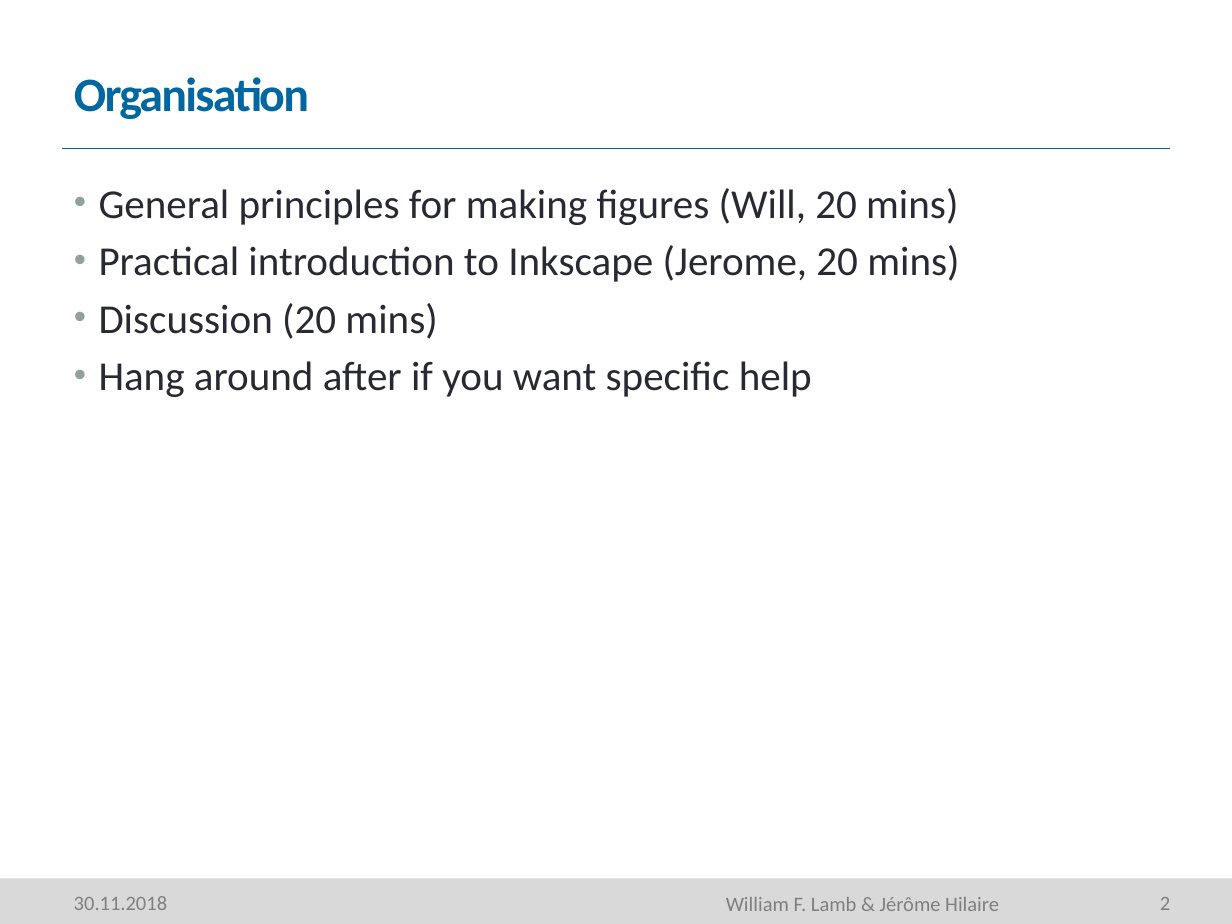
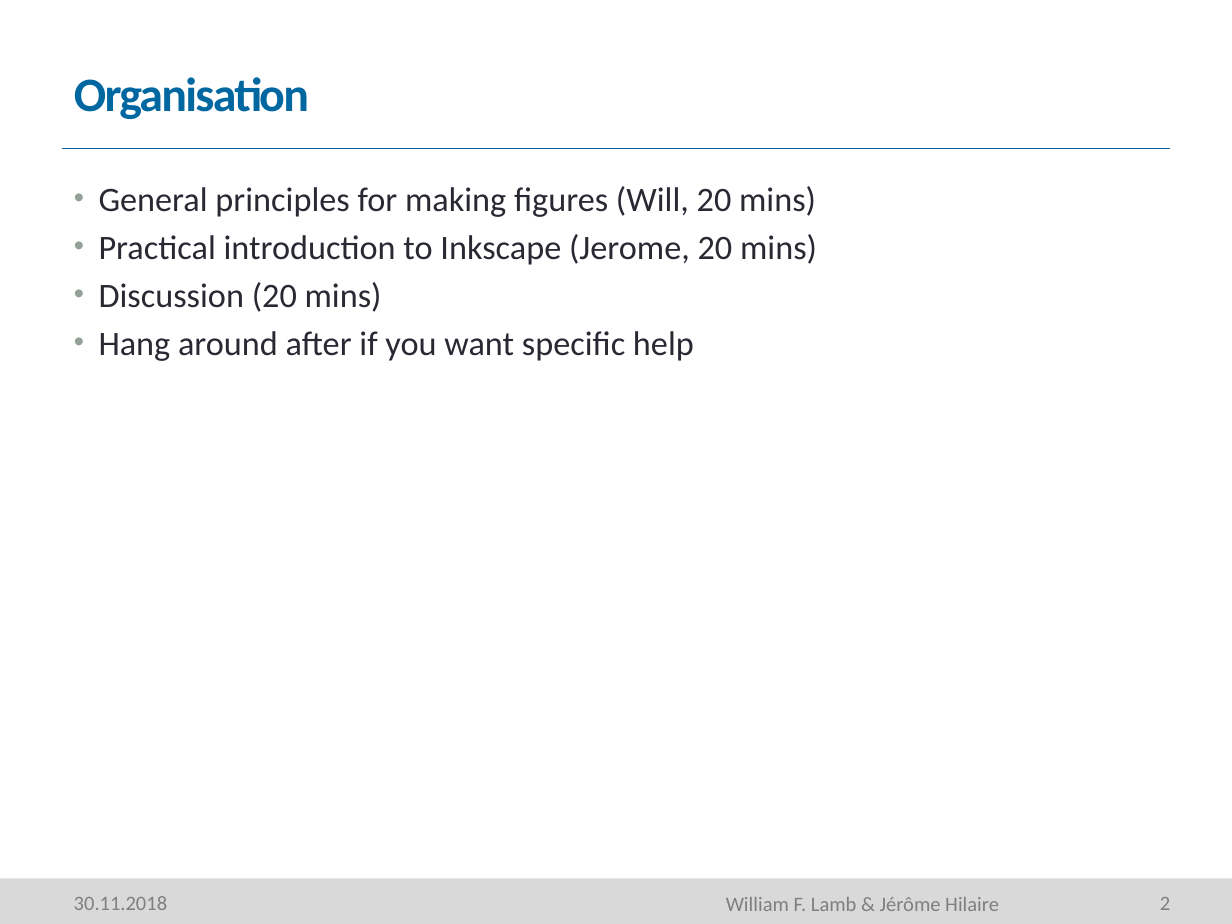
Before and after one commit to mcc-apsis/figures, a slide deck: slide 2 of Resources/Seminar part 1.pptm. Drawn at 1232x924 pixels with LibreOffice and Linux fonts; fonts in the diff are those of the drawing; background and template pictures are left out. Boxes give left, top, right and bottom in pixels: in the first picture for what was removed or moved away, otherwise in the second. Text is boxed around its words. In the diff, an @@ line names an element or a change of style, - is before the commit and + after.

```diff
--- a/Resources/Seminar part 1.pptm
+++ b/Resources/Seminar part 1.pptm
@@ text "General principles for making figures ..." at (99,186,817,361): size 24 to 20 pt @@
```
Also in this commit, not shown: 4 other slides changed.
